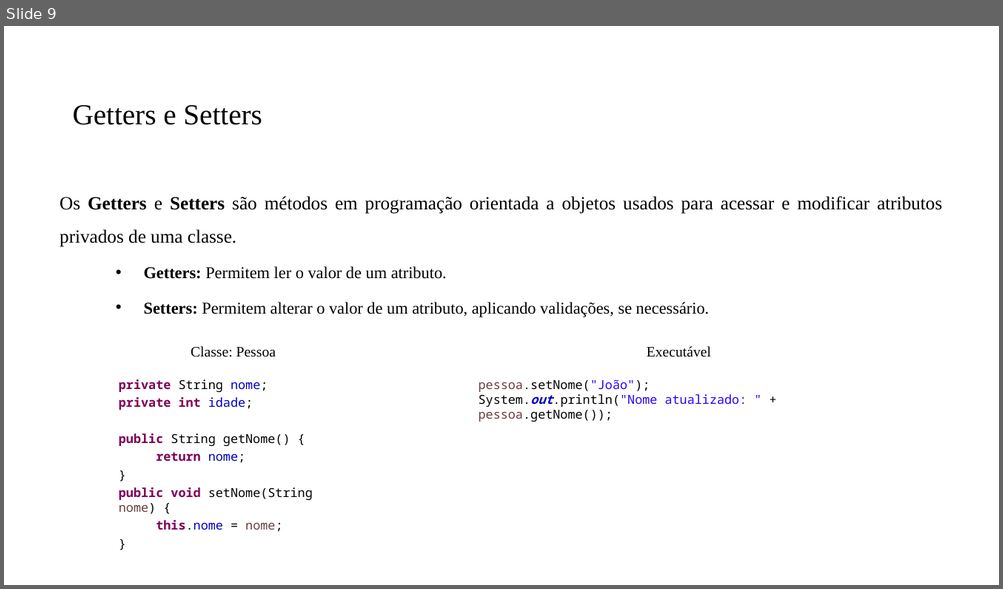
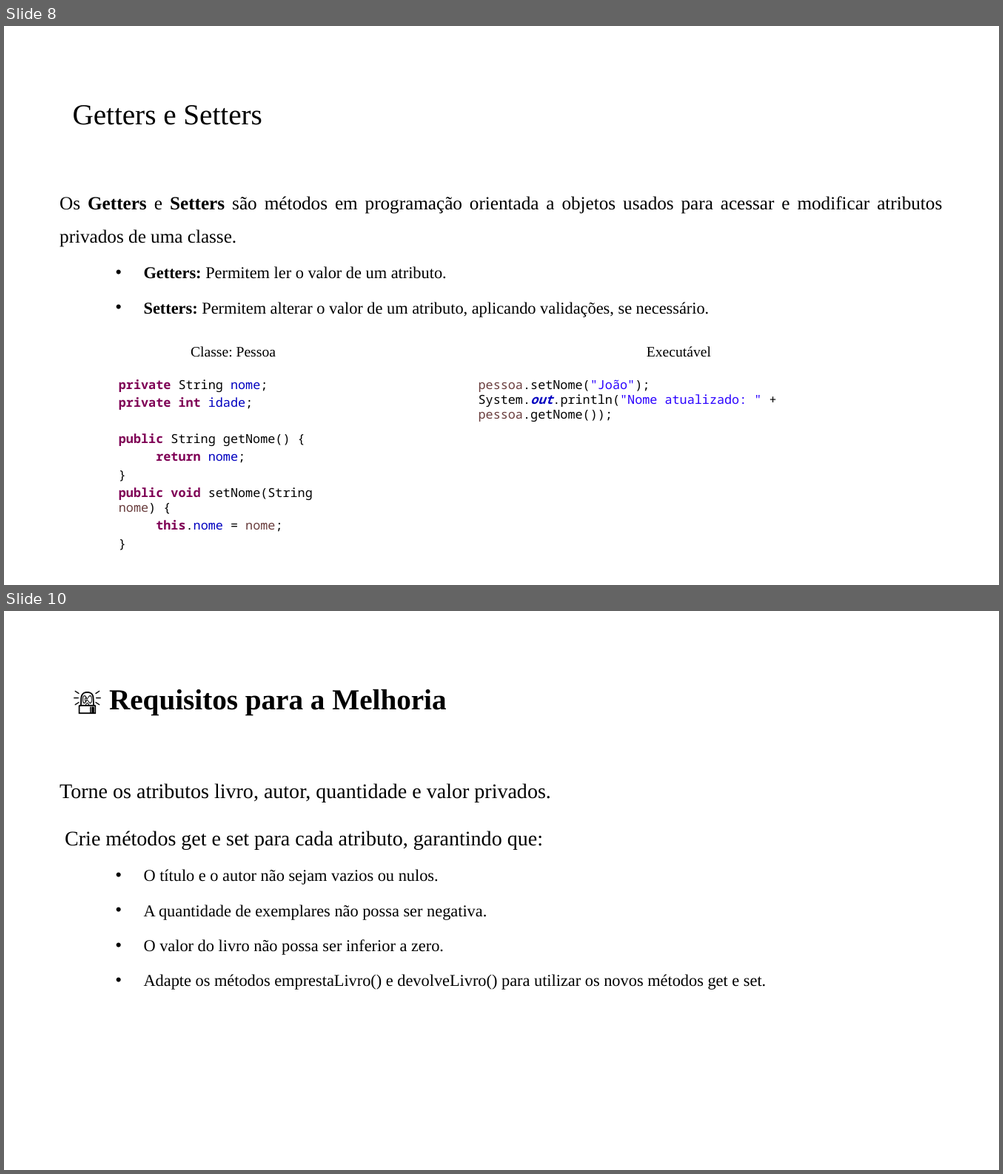
Before and after one commit to PedroMiho/UMC, a slide deck: Projetos de Software/Aula 08 - Encapsulamento POO/Encapsulamento POO.pptx. Shown one above the other, each under a label of ours: slide 9 before the commit, slides 8 and 10 after it; the slides between them are not shown. The pictures are 1003x589 and 1003x1174 pixels, drawn with LibreOffice and Linux fonts; fonts in the diff are those of the drawing; background and template pictures are left out. Boxes give left, top, right and bottom in pixels: in the first picture for what was removed or moved away, otherwise in the second. Text is boxed around its words. In the diff, an @@ line names an element or a change of style, - is before the commit and + after.

```diff
--- a/Projetos de Software/Aula 08 - Encapsulamento POO/Encapsulamento POO.pptx
+++ b/Projetos de Software/Aula 08 - Encapsulamento POO/Encapsulamento POO.pptx
@@ slide 10 added at (x1=4, y1=611, x2=999, y2=1170), background #FFFFFF @@
@@ title added at (x1=109, y1=689, x2=446, y2=715), 28 pt, text #000000, bold @@
+🚨 Requisitos para a Melhoria
@@ text added at (x1=60, y1=783, x2=765, y2=990), 16 pt, text #000000 @@
+Torne os atributos livro, autor, quantidade e valor privados.
+Crie métodos get e set para cada atributo, garantindo que:
+  • O título e o autor não sejam vazios ou nulos.
+  • A quantidade de exemplares não possa ser negativa.
+  • O valor do livro não possa ser inferior a zero.
+  • Adapte os métodos emprestaLivro() e devolveLivro() para utilizar os novos métodos get e set.
@@ what was slide 9 is now slide 8 @@
```
Also in this commit, not shown: 3 other slides added, 15 other files.
